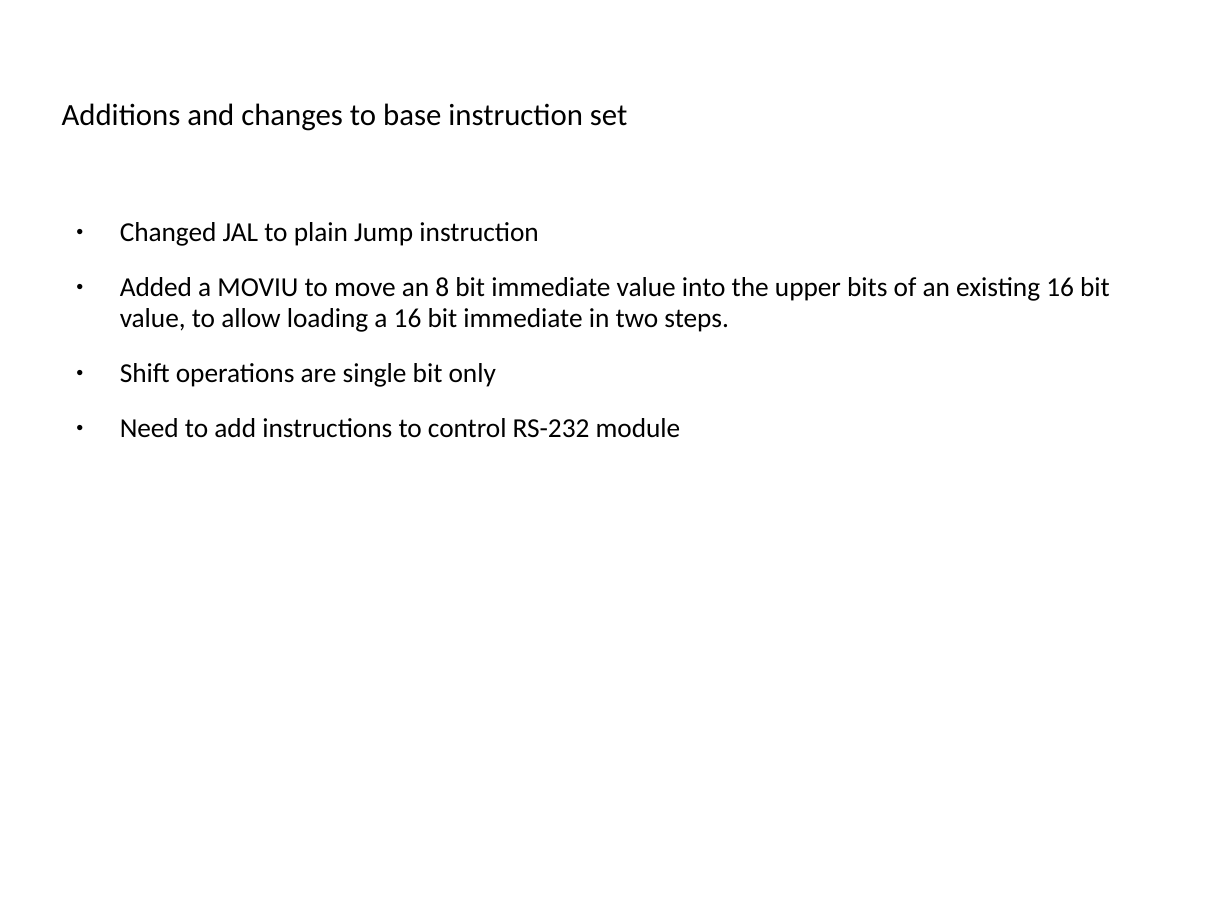
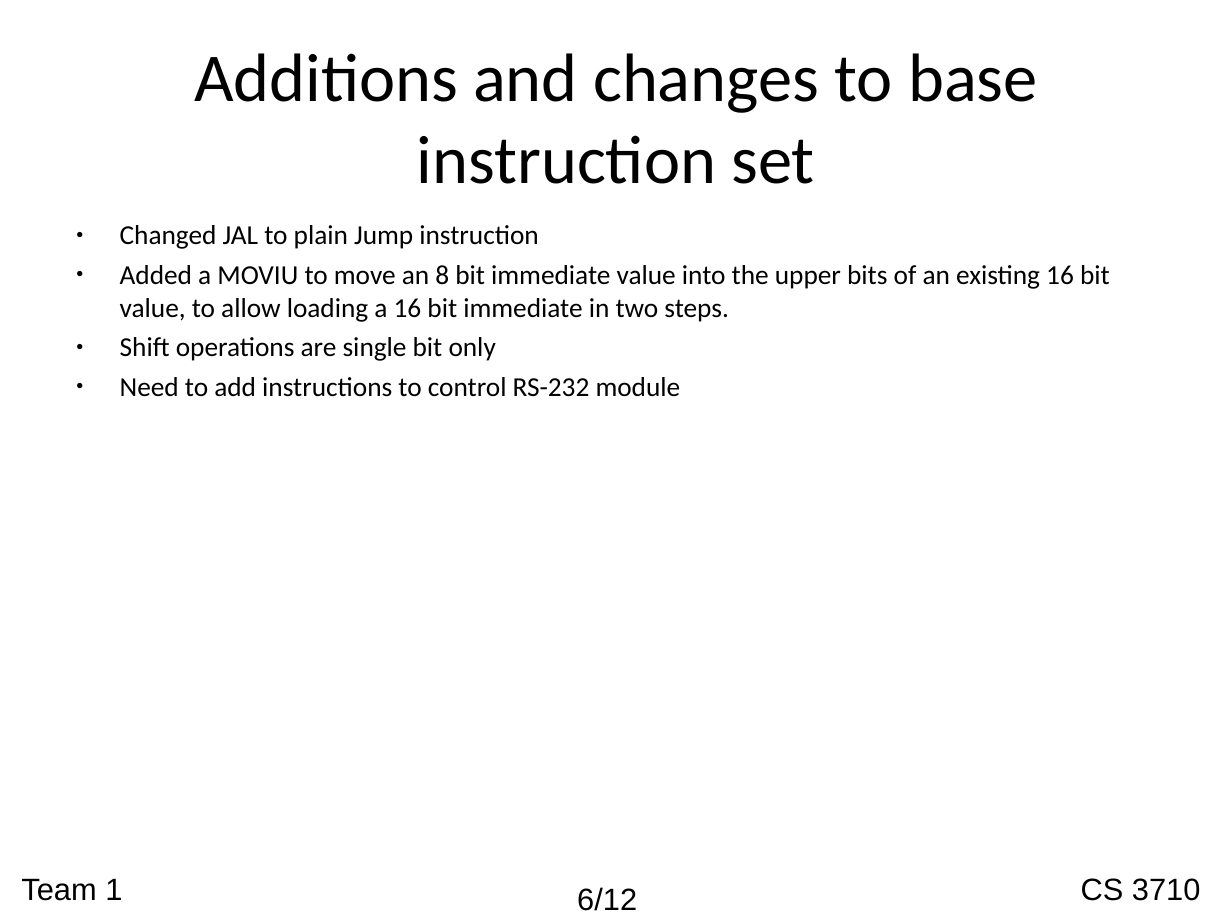
Before and after one commit to nachtluce/3710-Project, a slide deck: slide 6 of documentation/cs3710_presentation.ppt. Drawn at 1232x924 pixels with LibreOffice and Linux fonts; fonts in the diff are those of the drawing; background and template pictures are left out. Boxes give left, top, right and bottom in pixels: in the first picture for what was removed or moved away, otherwise in the second. Text is boxed around its words. In the diff, an @@ line names an element or a change of style, - is before the commit and + after.

```diff
--- a/documentation/cs3710_presentation.ppt
+++ b/documentation/cs3710_presentation.ppt
@@ title "Additions and changes to base ..." at (194, 53, 1037, 184): size 18 to 40 pt; alignment left to centre; line spacing 0.93 to 1 @@
@@ text "Changed JAL to plain Jump ..." at (120, 225, 1110, 397): line spacing 0.93 to 1; less space between paragraphs @@
@@ text added at (21, 878, 122, 901), 18 pt, text #000000 @@
+Team 1
@@ text added at (577, 887, 637, 911), 18 pt, text #000000 @@
+6/12
@@ text added at (1081, 878, 1200, 901), 18 pt, text #000000 @@
+CS 3710
```
Also in this commit, not shown: 10 other slides changed, 2 slides added, 1 slide removed.
